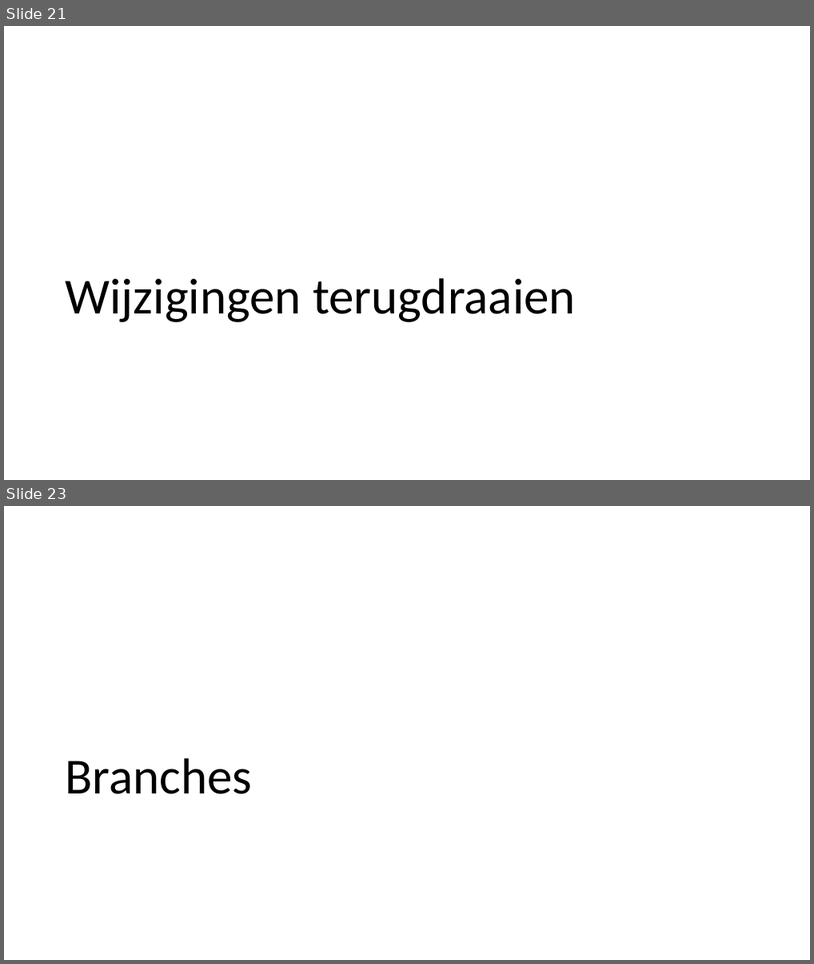
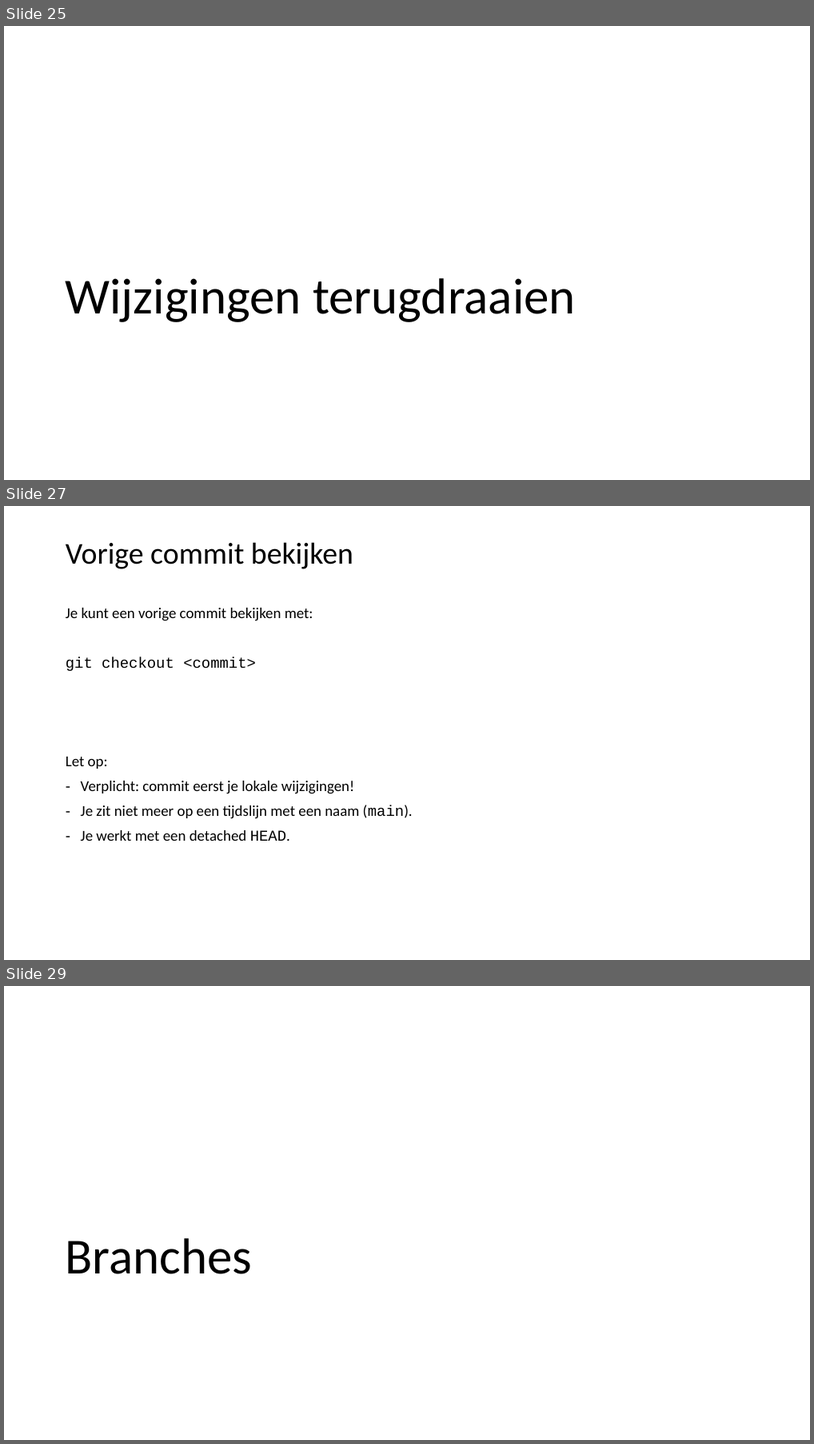
Before and after one commit to LFKoning/knowledge-sharing, a slide deck: git_course/1_basics/git_basic.pptx. Shown one above the other, each under a label of ours: slides 21 and 23 before the commit, slides 25, 27 and 29 after it; the slides between them are not shown. The pictures are 814x964 and 814x1444 pixels, drawn with LibreOffice and Linux fonts; fonts in the diff are those of the drawing. Boxes give left, top, right and bottom in pixels: in the first picture for what was removed or moved away, otherwise in the second. Text is boxed around its words. In the diff, an @@ line names an element or a change of style, - is before the commit and + after.

```diff
--- a/git_course/1_basics/git_basic.pptx
+++ b/git_course/1_basics/git_basic.pptx
@@ slide 27 added at (4,506,810,960), background #FFFFFF @@
@@ title added at (66,542,354,569), 36 pt, text #000000 @@
+Vorige commit bekijken
@@ text added at (66,608,413,840), 18 pt, text #000000 @@
+Je kunt een vorige commit bekijken met:
+git checkout <commit>
+Let op:
+– Verplicht: commit eerst je lokale wijzigingen!
+– Je zit niet meer op een tijdslijn met een naam (main).
+– Je werkt met een detached HEAD.
@@ what was slide 21 is now slide 25 @@
@@ what was slide 23 is now slide 29 @@
```
Also in this commit, not shown: 7 slides changed, 15 other slides added, 1 other file.
